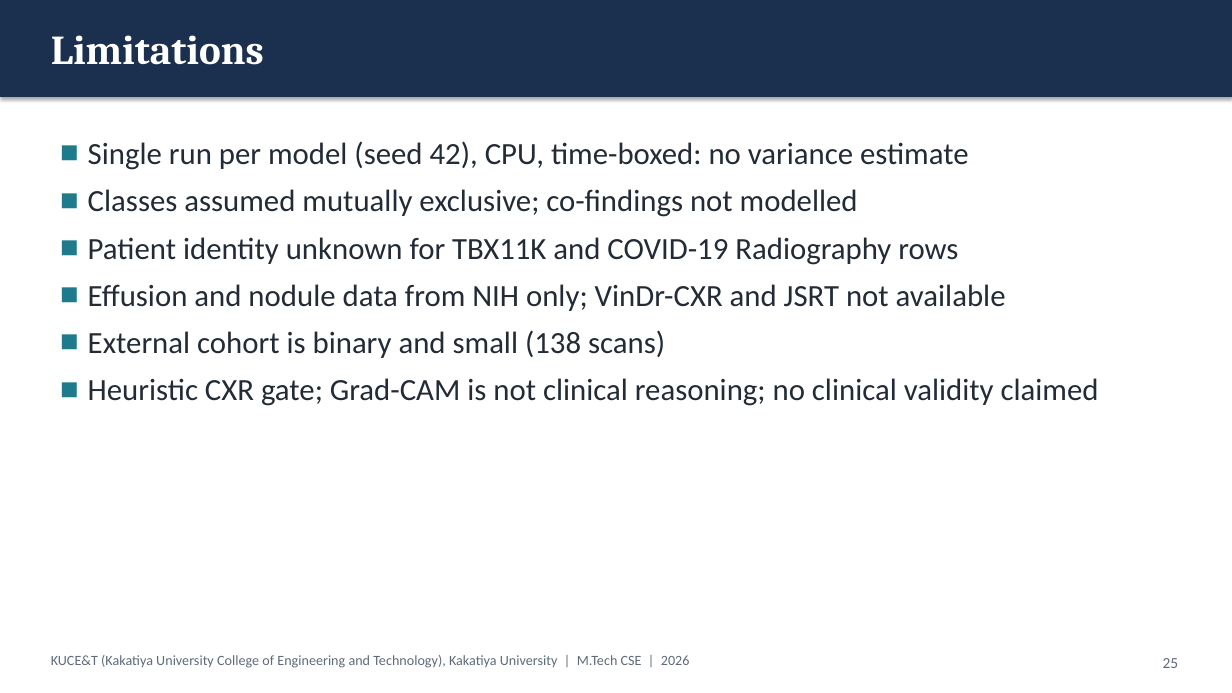
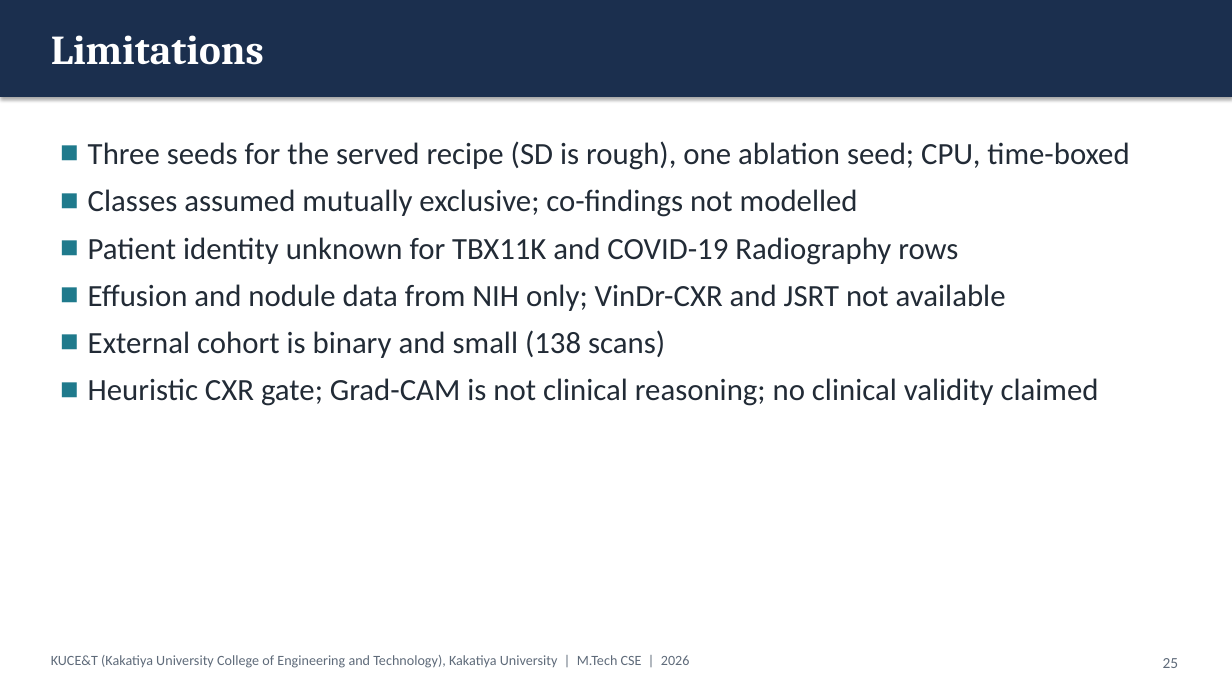
Before and after one commit to KSathwik/Lung_Disease_Detector, a slide deck: slide 25 of docs/presentation/LungAI_MTech_Presentation.pptx. Drawn at 1232x693 pixels with LibreOffice and Linux fonts; fonts in the diff are those of the drawing. Boxes give left, top, right and bottom in pixels: in the first picture for what was removed or moved away, otherwise in the second. Text is boxed around its words. In the diff, an @@ line names an element or a change of style, - is before the commit and + after.

```diff
--- a/docs/presentation/LungAI_MTech_Presentation.pptx
+++ b/docs/presentation/LungAI_MTech_Presentation.pptx
@@ text at (88, 141, 1129, 170): text changed @@
-■ Single run per model (seed 42), CPU, time-boxed: no variance estimate
+■ Three seeds for the served recipe (SD is rough), one ablation seed; CPU, time-boxed
```
Also in this commit, not shown: 4 other slides changed, 51 other files.
